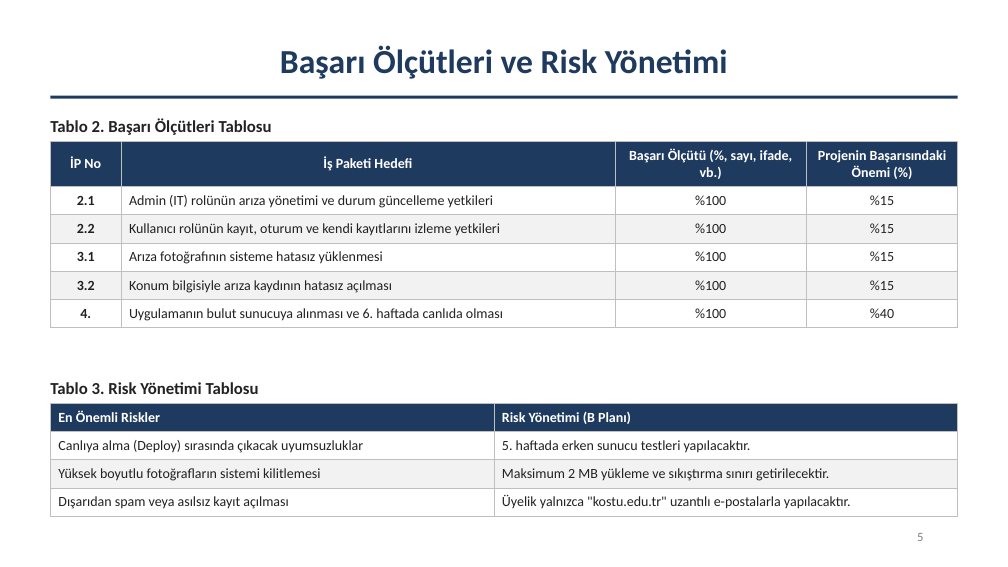
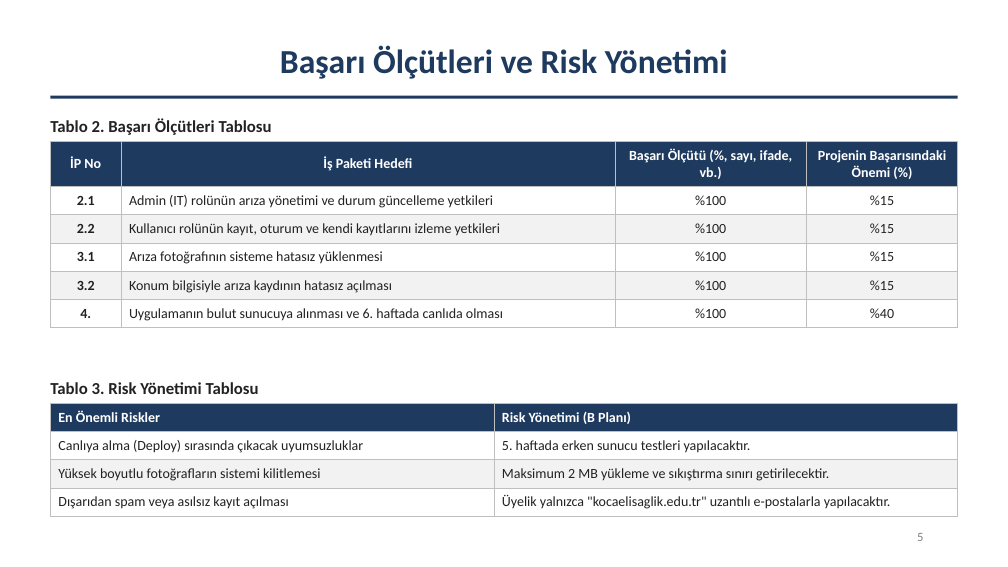
Before and after one commit to AlatifMhtgl1/Web-Programlama-Tasar-m-, a slide deck: slide 5 of sunum/Kampus_IT_Helpdesk_Suunum (1).pptx. Drawn at 1008x567 pixels with LibreOffice and Linux fonts; fonts in the diff are those of the drawing. Boxes give left, top, right and bottom in pixels: in the first picture for what was removed or moved away, otherwise in the second. Text is boxed around its words. In the diff, an @@ line names an element or a change of style, - is before the commit and + after.

```diff
--- a/sunum/Kampus_IT_Helpdesk_Suunum (1).pptx
+++ b/sunum/Kampus_IT_Helpdesk_Suunum (1).pptx
@@ table at (x1=50, y1=403, x2=958, y2=516) @@
@@ row 4, column 2: "Üyelik yalnızca "kostu.edu.tr" uzantılı e-postalarla yapılacaktır." to "Üyelik yalnızca "kocaelisaglik.edu.tr" uzantılı e-postalarla yapılacaktır." @@
```
Also in this commit, not shown: 2 other slides changed.
